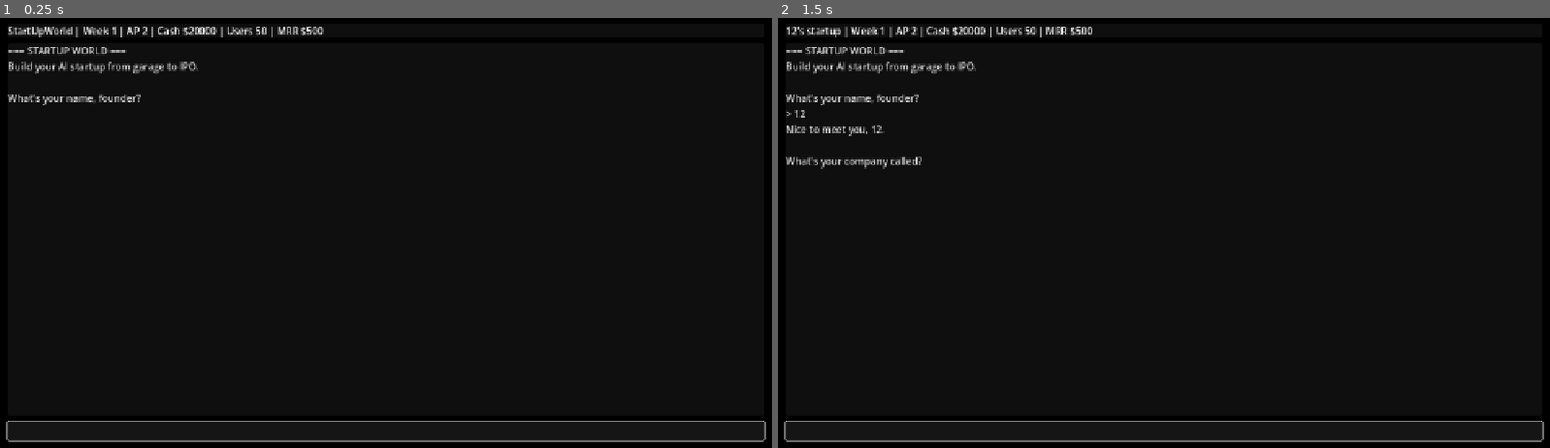
Above: before the commit, frames 1-2 (left to right).
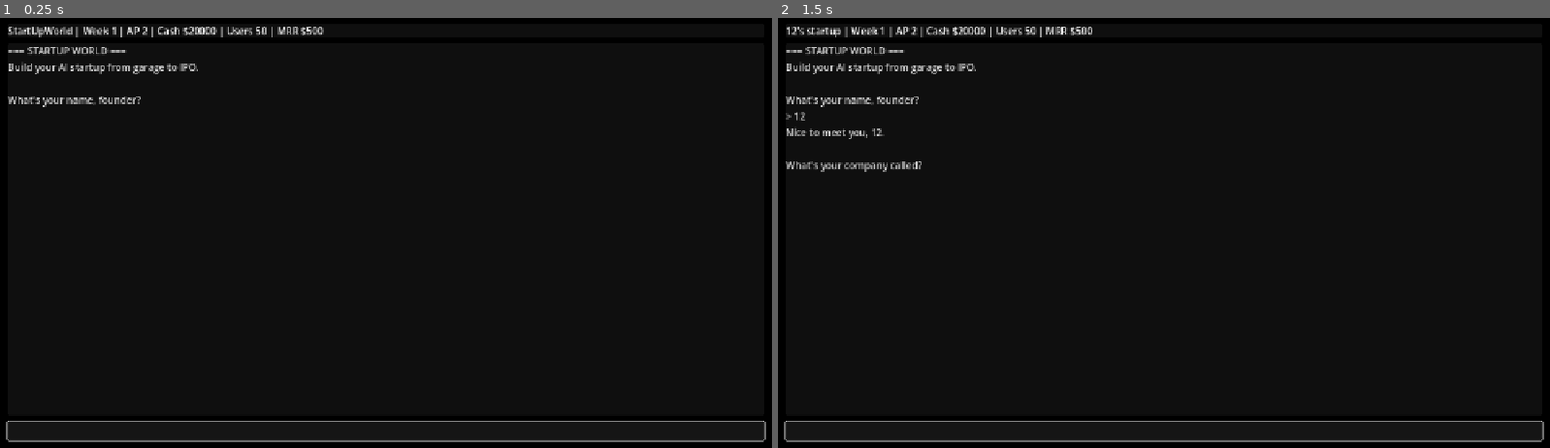
Above: after the commit, the same moments.

Repository: jmslerner/StartUpWorld
Game: Godot game, scene res://scenes/main.tscn
Two runs of this game, one before a commit and one after it. Both use one fixed random seed, a clock stepped at 60 frames per second and the inputs below.
Inputs (mouse positions are in pixels of both pictures, inside the frame that each line leads up to):
- Up to frame 1 (0.25 s): no input
- Up to frame 2 (1.5 s): click (1164, 430) at 0.52 s; type "12" at 0.6 s; tap Enter at 1.25 s

The runs differ from the first frame. In frame 1, 0.4% of the frame differs, in the area x 1-26%, y 10-21%; in frame 2, 0.9%, in the area x 1-26%, y 10-36%.
Error after the commit: Invalid assignment of property or key 'border_width_all' with value of type 'int' on a base object of type 'StyleBoxFlat'. (res://scripts/Terminal.gd:57)

Commit message:
Polish terminal UI for web

Diff:
--- a/scripts/Terminal.gd
+++ b/scripts/Terminal.gd
@@ -1,7 +1,11 @@
 extends Control
 
+@onready var layout: VBoxContainer = $Layout
+@onready var status_panel: PanelContainer = $Layout/StatusPanel
 @onready var status_label: Label = $Layout/StatusPanel/Status
+@onready var log_panel: PanelContainer = $Layout/LogPanel
 @onready var log: Label = $Layout/LogPanel/Log
+@onready var input_panel: PanelContainer = $Layout/InputPanel
 @onready var input: LineEdit = $Layout/InputPanel/Input
 @onready var pause_menu: Control = $PauseMenu
 @onready var resume_button: Button = $PauseMenu/Panel/VBox/ResumeButton
@@ -10,6 +14,8 @@
 
 var prompt_color := Color(0.85, 0.85, 0.85)
 var user_color := Color(1.0, 1.0, 1.0)
+var _input_box_normal: StyleBoxFlat
+var _input_box_focus: StyleBoxFlat
 
 func _ready() -> void:
 	input.text_submitted.connect(_on_submit)
@@ -17,8 +23,13 @@
 	resume_button.pressed.connect(_on_resume_pressed)
 	restart_button.pressed.connect(_on_restart_pressed)
 	help_button.pressed.connect(_on_help_pressed)
+	input.focus_entered.connect(_on_input_focus_changed)
+	input.focus_exited.connect(_on_input_focus_changed)
 	# Ensure terminal text is visible across platforms (HTML5 can differ in theme defaults).
 	log.add_theme_color_override("font_color", prompt_color)
+	_apply_theme_overrides()
+	_apply_responsive_layout()
+	get_viewport().size_changed.connect(_on_viewport_resized)
 	input.grab_focus()
 	_write_prompt("=== STARTUP WORLD ===")
 	_write_prompt("Build your AI startup from garage to IPO.")
@@ -38,6 +49,70 @@
 	if what == NOTIFICATION_APPLICATION_FOCUS_IN:
 		if is_instance_valid(input):
 			input.grab_focus()
+
+func _apply_theme_overrides() -> void:
+	var log_box := StyleBoxFlat.new()
+	log_box.bg_color = Color(0.12, 0.12, 0.12, 1)
+	log_box.border_color = Color(0.35, 0.35, 0.35, 1)
+	log_box.border_width_all = 1
+	log_box.corner_radius_top_left = 6
+	log_box.corner_radius_top_right = 6
+	log_box.corner_radius_bottom_left = 6
+	log_box.corner_radius_bottom_right = 6
+	log_panel.add_theme_stylebox_override("panel", log_box)
+
+	_input_box_normal = StyleBoxFlat.new()
+	_input_box_normal.bg_color = Color(0.10, 0.10, 0.10, 1)
+	_input_box_normal.border_color = Color(0.45, 0.45, 0.45, 1)
+	_input_box_normal.border_width_all = 1
+	_input_box_normal.corner_radius_top_left = 6
+	_input_box_normal.corner_radius_top_right = 6
+	_input_box_normal.corner_radius_bottom_left = 6
+	_input_box_normal.corner_radius_bottom_right = 6
+
+	_input_box_focus = _input_box_normal.duplicate()
+	_input_box_focus.border_color = Color(0.90, 0.90, 0.90, 1)
+	_input_box_focus.border_width_all = 2
+
+	input_panel.add_theme_stylebox_override("panel", _input_box_normal)
+
+func _apply_responsive_layout() -> void:
+	var width := get_viewport_rect().size.x
+	var margin := 16.0
+	var log_font_size := 16
+	var status_font_size := 16
+	var input_font_size := 16
+	var line_spacing := 4
+	if width < 720.0:
+		margin = 12.0
+		log_font_size = 15
+		status_font_size = 14
+		input_font_size = 15
+		line_spacing = 3
+	if width < 480.0:
+		margin = 10.0
+		log_font_size = 14
+		status_font_size = 13
+		input_font_size = 14
+		line_spacing = 2
+
+	layout.offset_left = margin
+	layout.offset_top = margin
+	layout.offset_right = -margin
+	layout.offset_bottom = -margin
+	log.add_theme_font_size_override("font_size", log_font_size)
+	log.add_theme_constant_override("line_spacing", line_spacing)
+	status_label.add_theme_font_size_override("font_size", status_font_size)
+	input.add_theme_font_size_override("font_size", input_font_size)
+
+func _on_viewport_resized() -> void:
+	_apply_responsive_layout()
+
+func _on_input_focus_changed() -> void:
+	if input.has_focus():
+		input_panel.add_theme_stylebox_override("panel", _input_box_focus)
+	else:
+		input_panel.add_theme_stylebox_override("panel", _input_box_normal)
 
 func _on_submit(text: String) -> void:
 	var trimmed := text.strip_edges()
Not shown, changed: web/index.html
Not shown, changed: web/index.pck
